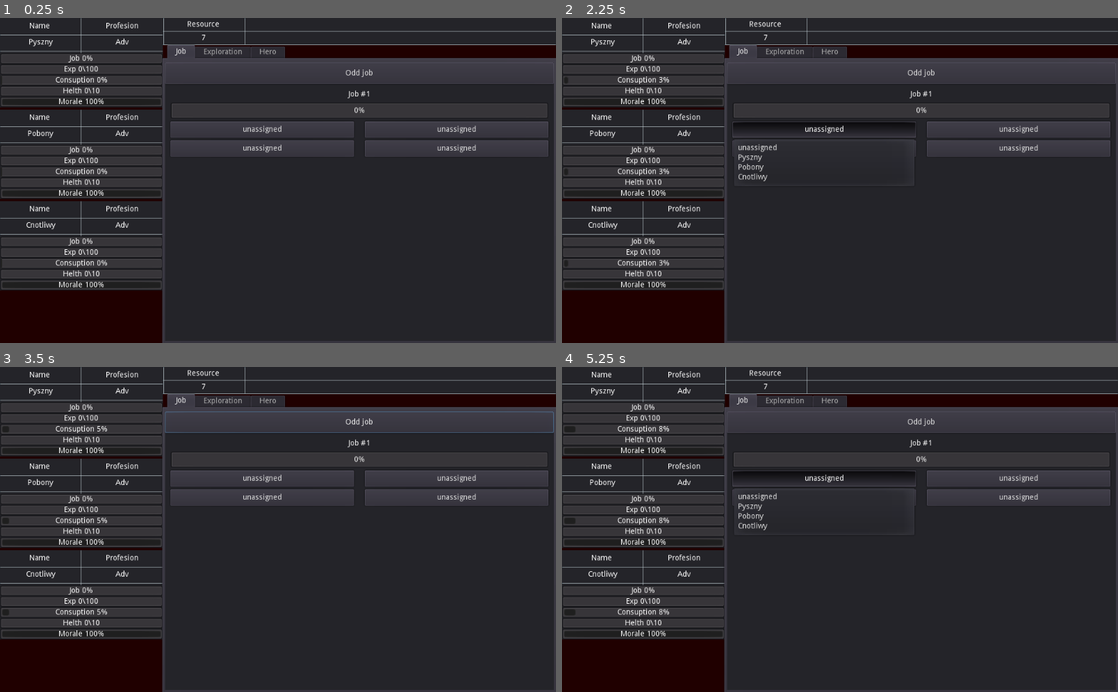
Above: before the commit, frames 1-4 (two rows, left to right).
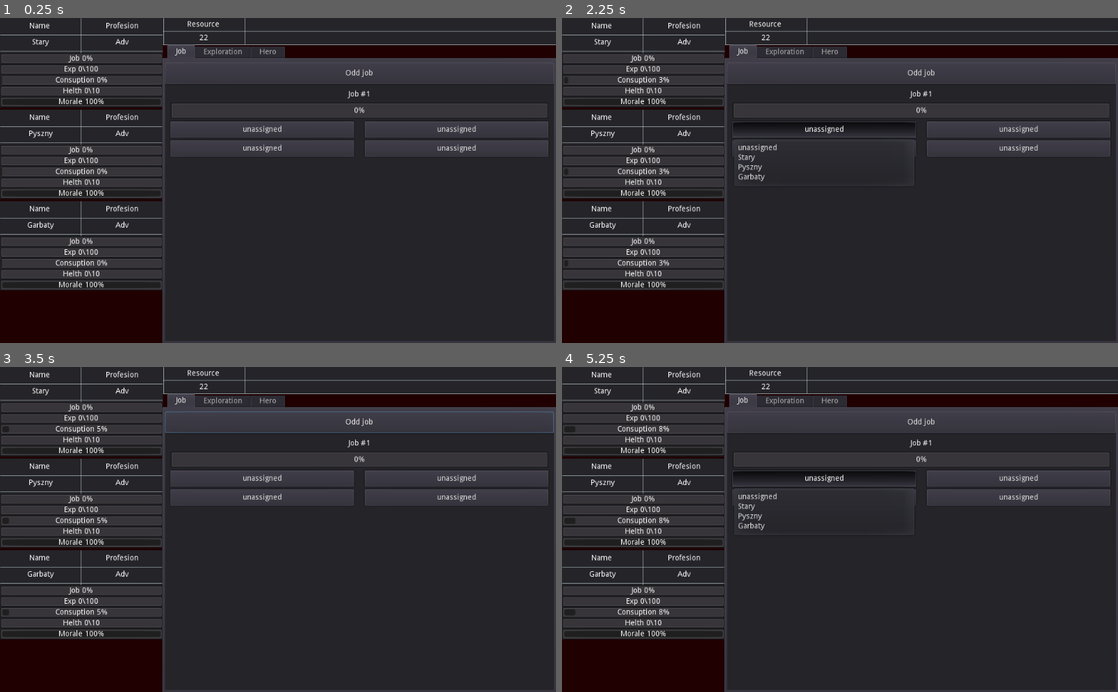
Above: after the commit, the same moments.

Repository: Drakosam/idlegame
Game: Godot game, scene res://Main.tscn
Two runs of this game, one before a commit and one after it. Both use one fixed random seed, a clock stepped at 60 frames per second and the inputs below.
Inputs:
- Up to frame 1 (0.25 s): no input
- Up to frame 2 (2.25 s): click "Odd job" at 0.5 s; click "Odd job" at 1.25 s; click "unassigned" at 2 s
- Up to frame 3 (3.5 s): click "unassigned" at 2.75 s
- Up to frame 4 (5.25 s): click "unassigned" at 3.5 s; click "unassigned" at 4.25 s; click "unassigned" at 5 s

The runs differ from the first frame. In frame 1, 0.2% of the frame differs, in the area x 4-38%, y 5-65%; in frame 2, 0.3%; in frame 3, 0.2%; in frame 4, 0.3%.

Commit message:
game task difficulty settings

Diff:
--- a/Component/progresBar.tscn
+++ b/Component/progresBar.tscn
@@ -50,6 +50,7 @@
 [node name="ProgressBar" type="ProgressBar" parent="."]
 anchor_right = 1.0
 anchor_bottom = 1.0
+custom_colors/font_color = Color( 0, 0, 0, 1 )
 percent_visible = false
 
 [node name="Label" type="Label" parent="."]
--- a/Component/task.tscn
+++ b/Component/task.tscn
@@ -25,6 +25,9 @@
 func set_name(new_name):
 	$\"Task Name\".text = new_name
 
+func setup_task(obj):
+	$ProgressBar.max_value = obj['difficulty']
+
 func updat_hero_list(_hero_list):
 	hero_list=_hero_list
 	update_heros_list_in_menu_button($MenuButton)
@@ -32,6 +35,10 @@
 	update_heros_list_in_menu_button($MenuButton3)
 	update_heros_list_in_menu_button($MenuButton4)
 
+func update_hero_personal_progress():
+	for item in [$MenuButton, $MenuButton2, $MenuButton3, $MenuButton4]:
+		if menuButtonSelected[item] != null:
+			menuButtonSelected[item].update_progres($ProgressBar.value)
 
 func update_heros_list_in_menu_button(t_button):
 	t_button.get_popup().clear()
@@ -101,11 +108,6 @@
 	if menuButtonSelected[t_button] != null:
 		return menuButtonSelected[t_button].get_hero_job_progres()
 	return 0
-
-func update_hero_personal_progress():
-	for item in [$MenuButton, $MenuButton2, $MenuButton3, $MenuButton4]:
-		if menuButtonSelected[item] != null:
-			menuButtonSelected[item].update_progres($ProgressBar.value)
 
 func _on_task_completed():
 	emit_signal(\"task_done\",$\"Task Name\".text)
--- a/Component/taskGroup.tscn
+++ b/Component/taskGroup.tscn
@@ -20,12 +20,13 @@
 	for item in tasks_List:
 		item.propagate_hero_selected_to_task(obj)
 
-func add_task(task_name=''):
+func add_task(task_name, obj):
 	var new_task = TaskClass.instance()
 	new_task.updat_hero_list(hero_list_copy)
 	new_task.connect(\"hero_selected_to_task\",self,'_hero_selected')
 	new_task.connect(\"task_done\",self,'_task_dobe')
 	new_task.set_name(task_name)
+	new_task.setup_task(obj)
 	tasks_List.append(new_task)
 	self.add_child(new_task)
 
--- a/hero.tscn
+++ b/hero.tscn
@@ -81,7 +81,7 @@
 	'Żelazny', 'Łysy', 'Cudaczny', 'Wygnaniec', 'Kropidło', 'Wysoki', 'Plątonogi', 'Brodaty',
 	'Pobożny', 'Prawy', 'Śmiały', 'Dumny', 'Zuchwały', 'Mocny', 'Lew', 'Niedźwiedź', 'Żelazny',
 	'Surowy', 'Srogi', 'Groźny', 'Spokojny', 'Wesoły', 'Milczek', 'Cichy','Starszy', 'Średni',
-	'Młody', 'Młodszy', 'Dziecię', 'Stary,Jąkały', 'Trędowatego', 'Ślepego', 'Szalonego',
+	'Młody', 'Młodszy', 'Dziecię', 'Stary','Jąkały', 'Trędowatego', 'Ślepego', 'Szalonego',
 	'Dziwaka', 'Zły', 'Leniwy', 'Gnuśny', 'Próżniak','Pyszny', 'Kłótnik', 'Diabeł', 'Okrutny',
 	'Zwyrodniały', 'Straszliwy', 'Krótkim', 'Pryszczatym', 'Tłustym', 'Garbatym', 'Krzywym',
 	'Kulawym', 'Łokietkiem', 'Długi', 'Słońce', 'Wspaniały', 'Dostojny', 'Cnotliwy',
--- a/resources.tscn
+++ b/resources.tscn
@@ -3,7 +3,7 @@
 [sub_resource type="GDScript" id=1]
 script/source = "extends Panel
 
-var resources = 0
+var resources = 15
 
 func _ready():
 	update_resourrce(7)
--- a/taskTab.tscn
+++ b/taskTab.tscn
@@ -27,8 +27,8 @@
 func _hero_selected(obj):
 	emit_signal(\"hero_selected_to_task\", obj)
 
-func add_task_to(group_name ,task_name):
-	taskGroupStore[group_name].add_task(task_name)
+func add_task_to(group_name ,task_name, obj):
+	taskGroupStore[group_name].add_task(task_name, obj)
 
 func create_task_group(group_name):
 	var new_group = TaskGroupClass.instance()
@@ -40,7 +40,7 @@
 	taskGroupList.append(new_group)
 	$ScrollContainer/VBoxContainer.add_child(new_group)
 
-func _task_done(task_grop_name,task_name):
+func _task_done(task_grop_name, task_name):
 	emit_signal(\"task_done\", task_grop_name, task_name)
 
 
--- a/world.tscn
+++ b/world.tscn
@@ -24,10 +24,10 @@
 	job_tab.connect(\"hero_selected_to_task\",self,'_hero_selected')
 
 	exploration_tab.create_task_group('Recruitment')
-	exploration_tab.add_task_to('Recruitment','Recrute Adventurer')
+	exploration_tab.add_task_to('Recruitment','Recrute Adventurer',{'difficulty':200})
 
 	job_tab.create_task_group('Odd job')
-	job_tab.add_task_to('Odd job','Job #1')
+	job_tab.add_task_to('Odd job','Job #1',{'difficulty':100})
 
 func _on_add_new_hero(hero_obj):
 	emit_signal(\"add_new_hero\", hero_obj)
